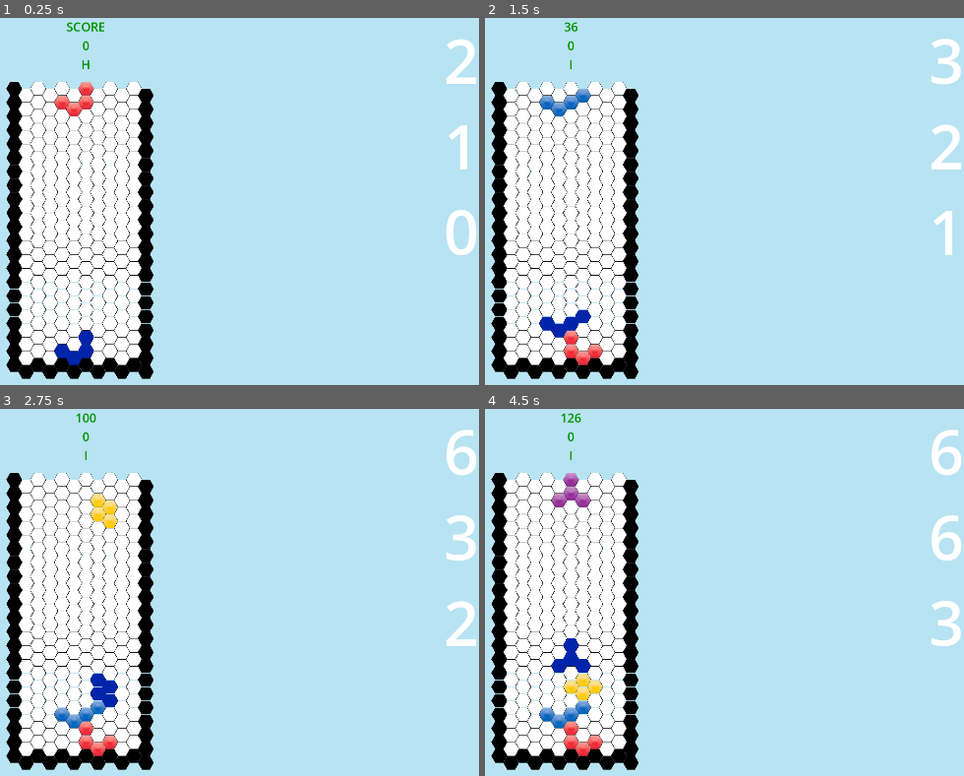
Above: before the commit, frames 1-4 (two rows, left to right).
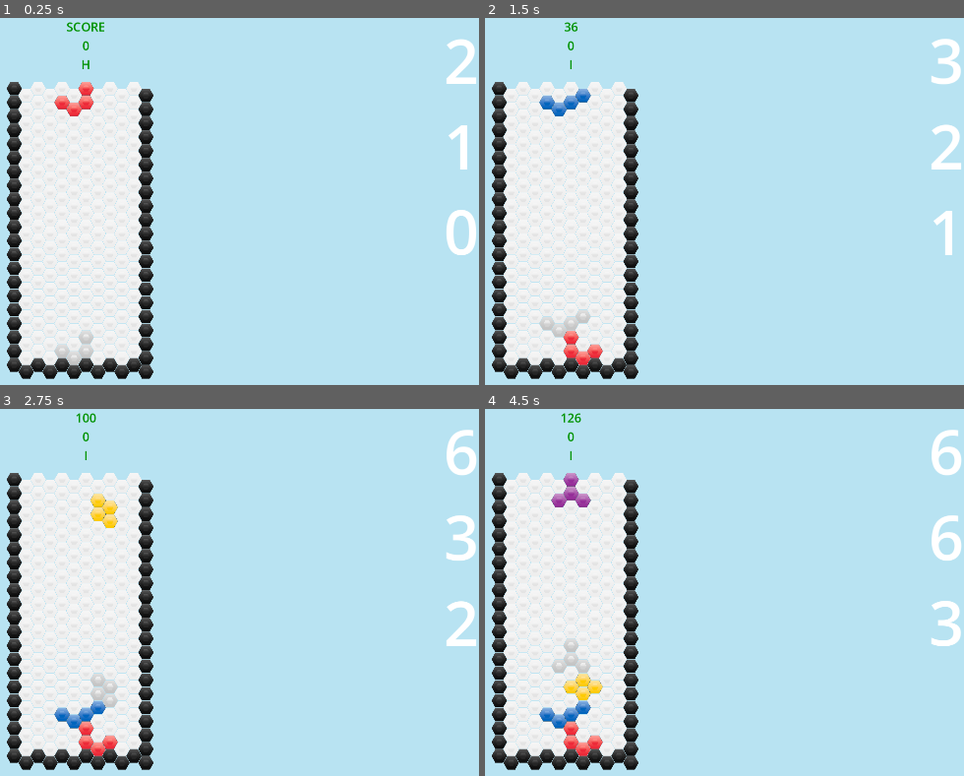
Above: after the commit, the same moments.

Repository: MrSoubi/HexoTangle
Game: Godot game, scene res://game.tscn
Two runs of this game, one before a commit and one after it. Both use one fixed random seed, a clock stepped at 60 frames per second and the inputs below.
Inputs:
- Up to frame 1 (0.25 s): no input
- Up to frame 2 (1.5 s): tap Enter at 0.5 s; hold Right 0.53-1.28 s; tap Z at 0.6 s; tap Space at 0.77, 1.25 s; hold Down from 1.28 s (still down); tap C at 1.35 s
- Up to frame 3 (2.75 s): tap Space at 1.52 s; release Down at 2.03 s; hold Right from 2.03 s (still down); tap I at 2.1 s
- Up to frame 4 (4.5 s): tap Enter at 2.75, 4.25 s; release Right at 2.78 s; hold Up 2.78-3.53 s; tap O at 2.85 s; tap Space at 3.02, 3.5, 3.77 s; hold Left from 3.53 s (still down); tap T at 3.6 s; tap L at 4.35 s

The runs differ from the first frame. In frame 1, 7.4% of the frame differs, in the area x 1-33%, y 17-99%; in frame 2, 7.3%; in frame 3, 7.3%; in frame 4, 7.2%.

Commit message:
Added new sprites

Diff:
--- a/Scripts/Cell.gd
+++ b/Scripts/Cell.gd
@@ -6,8 +6,8 @@
 
 const SCALE = Vector2(0.3, 0.3);
 
-var textureFree: Texture2D = load("res://Sprites/Hexagon_White.png");
-var textureBlocked: Texture2D = load("res://Sprites/Hexagon_Black.png");
+var textureFree: Texture2D = load("res://Sprites/Hex_Empty.png");
+var textureBlocked: Texture2D = load("res://Sprites/Hex_Black.png");
 var textureMoving: Texture2D = load("res://Sprites/Hexagon_Blue.png");
 
 var texture_O: Texture2D = load("res://Sprites/Hex_Yellow.png")
--- a/Scripts/grid.gd
+++ b/Scripts/grid.gd
@@ -1,8 +1,7 @@
 extends Node2D
 
-var textureFree: Texture2D = load("res://Sprites/Hexagon_White.png");
-var textureBlocked: Texture2D = load("res://Sprites/Hexagon_Black.png");
-var textureMoving: Texture2D = load("res://Sprites/Hexagon_Blue.png");
+var textureFree: Texture2D = load("res://Sprites/Hex_Empty.png");
+var textureBlocked: Texture2D = load("res://Sprites/Hex_Black.png");
 var texture_O: Texture2D = load("res://Sprites/Hex_Yellow.png")
 var texture_I: Texture2D = load("res://Sprites/Hex_Blue.png")
 var texture_T: Texture2D = load("res://Sprites/Hex_Purple.png")
@@ -10,7 +9,7 @@
 var texture_J: Texture2D = load("res://Sprites/Hex_DarkBlue.png")
 var texture_S: Texture2D = load("res://Sprites/Hex_Green.png")
 var texture_Z: Texture2D = load("res://Sprites/Hex_Red.png")
-var texturePhantom : Texture2D = textureMoving;
+var texturePhantom : Texture2D = load("res://Sprites/Hex_Phantom.png")
 
 const GRID_HEIGHT: int = 21;
 const GRID_WIDTH: int = 12;
Binary file added: Sprites/Form_I.png
Binary file added: Sprites/Form_J.png
Binary file added: Sprites/Form_L.png
Binary file added: Sprites/Form_O.png
Binary file added: Sprites/Form_S.png
Binary file added: Sprites/Form_T.png
Binary file added: Sprites/Form_Z.png
Binary file added: Sprites/Hex_Black.png
Not shown, added: Sprites/Hex_Black.png.import
Binary file added: Sprites/Hex_Empty.png
Not shown, added: Sprites/Hex_Empty.png.import
Binary file added: Sprites/Hex_Empty_small.png
(and 17 more such lines)
